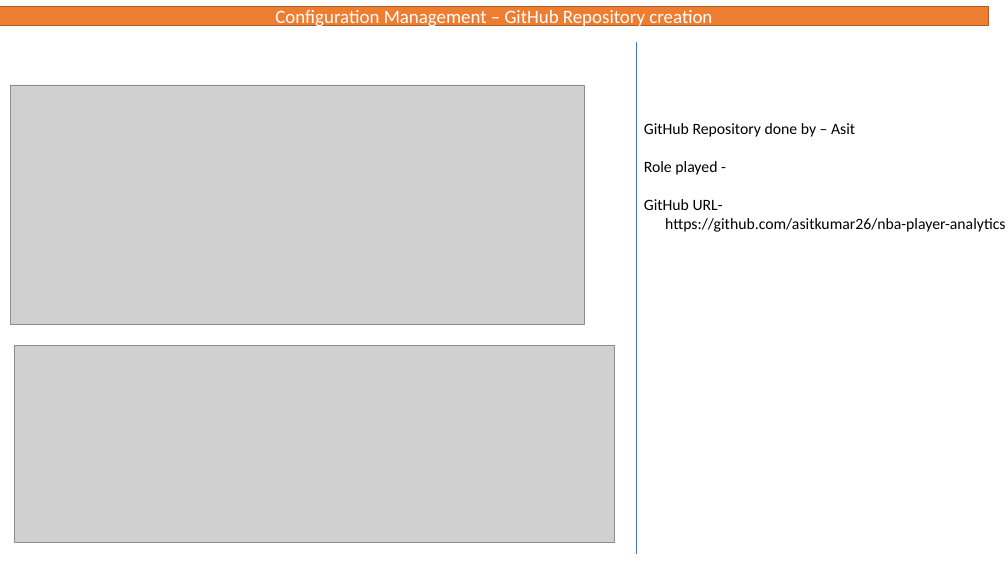
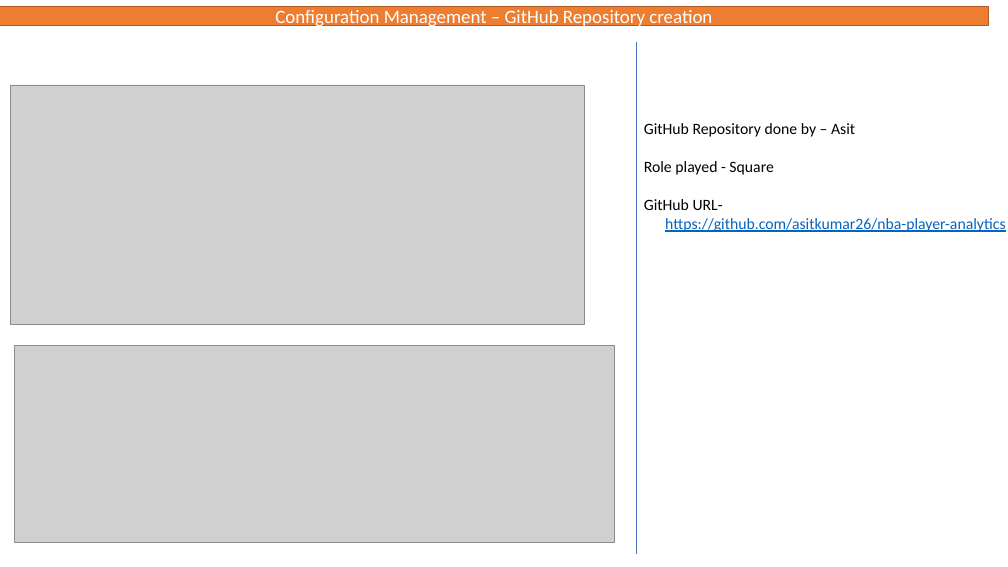
Before and after one commit to asitkumar26/nba-player-analytics, a slide deck: slide 6 of Presentation/Deliverables.pptx. Drawn at 1008x567 pixels with LibreOffice and Linux fonts; fonts in the diff are those of the drawing; grey boxes stand for pictures. Boxes give left, top, right and bottom in pixels: in the first picture for what was removed or moved away, otherwise in the second. Text is boxed around its words. In the diff, an @@ line names an element or a change of style, - is before the commit and + after.

```diff
--- a/Presentation/Deliverables.pptx
+++ b/Presentation/Deliverables.pptx
@@ text at bbox=[644, 161, 773, 175]: text changed @@
-Role played -
+Role played - Square
@@ text at bbox=[665, 218, 1005, 232]: text colour #000000 to #0563C1, underline on in "https://github.com/asitkumar26/nba-player-analytics" @@
```
Also in this commit, not shown: 5 other slides changed, 3 slides removed.
